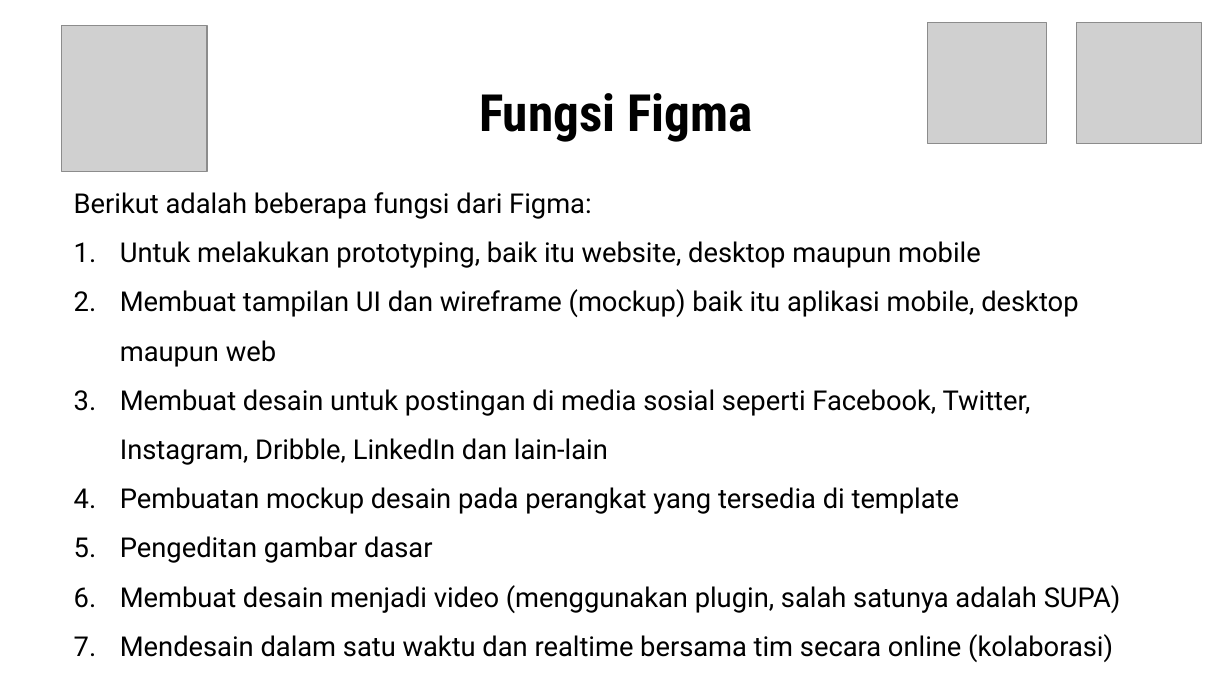
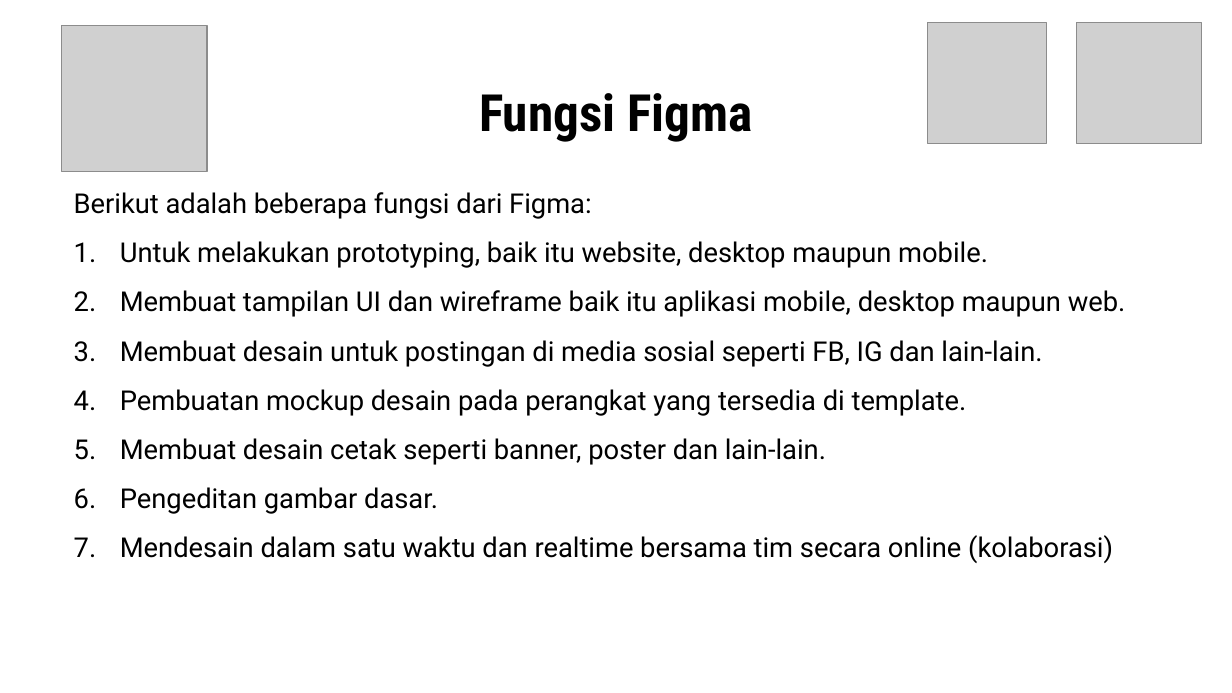
Before and after one commit to hako-975/UNPAM-File, a slide deck: slide 11 of semester 5/PKM/PPT Workshop Portofolio UNPAM.pptx. Drawn at 1232x693 pixels with LibreOffice and Linux fonts; fonts in the diff are those of the drawing; grey boxes stand for pictures. Boxes give left, top, right and bottom in pixels: in the first picture for what was removed or moved away, otherwise in the second. Text is boxed around its words. In the diff, an @@ line names an element or a change of style, - is before the commit and + after.

```diff
--- a/semester 5/PKM/PPT Workshop Portofolio UNPAM.pptx
+++ b/semester 5/PKM/PPT Workshop Portofolio UNPAM.pptx
@@ text at [120,241,1125,514]: text changed @@
-1. Untuk melakukan prototyping, baik itu website, desktop maupun mobile
-2. Membuat tampilan UI dan wireframe (mockup) baik itu aplikasi mobile, desktop maupun web
-3. Membuat desain untuk postingan di media sosial seperti Facebook, Twitter, Instagram, Dribble, LinkedIn dan lain-lain
-4. Pembuatan mockup desain pada perangkat yang tersedia di template
-5. Pengeditan gambar dasar
-6. Membuat desain menjadi video (menggunakan plugin, salah satunya adalah SUPA)
+1. Untuk melakukan prototyping, baik itu website, desktop maupun mobile.
+2. Membuat tampilan UI dan wireframe baik itu aplikasi mobile, desktop maupun web.
+3. Membuat desain untuk postingan di media sosial seperti FB, IG dan lain-lain.
+4. Pembuatan mockup desain pada perangkat yang tersedia di template.
+5. Membuat desain cetak seperti banner, poster dan lain-lain.
+6. Pengeditan gambar dasar.
```
Also in this commit, not shown: 4 other slides changed, 1 slide removed, 3 other files.
